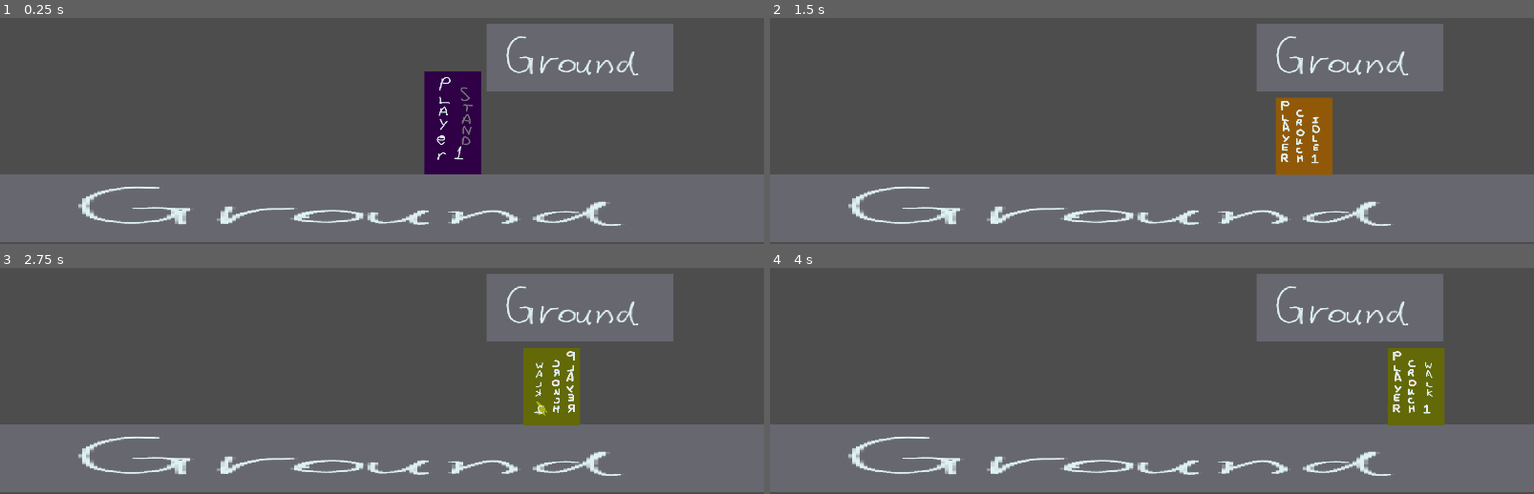
Above: before the commit, frames 1-4 (two rows, left to right).
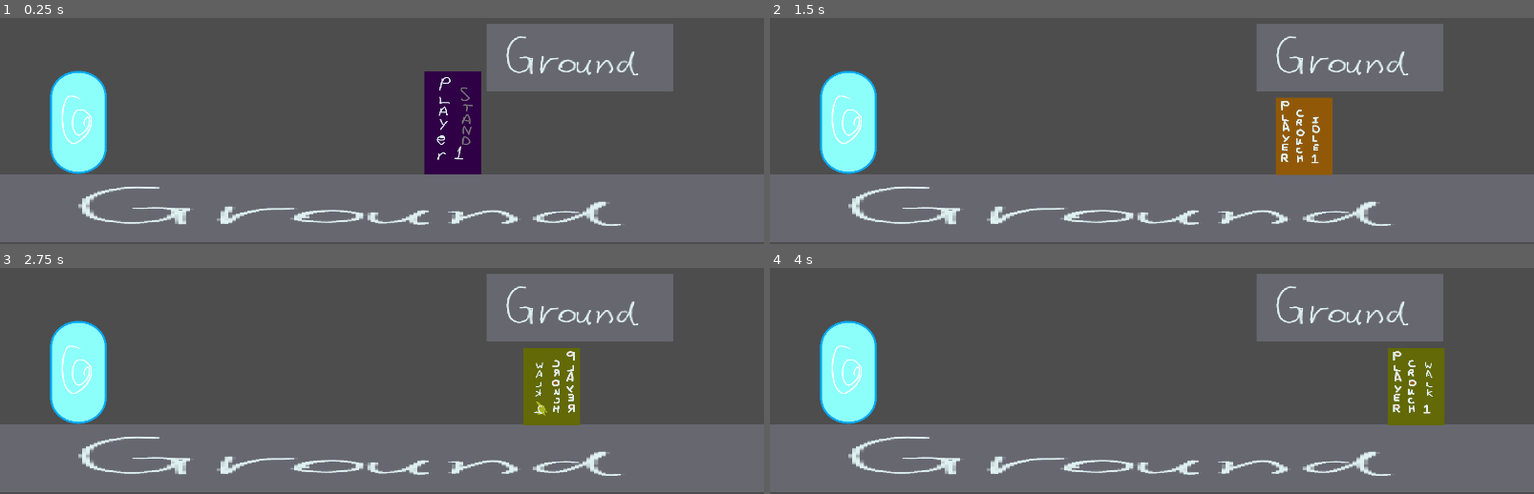
Above: after the commit, the same moments.

Repository: haruo-gabriel/portal2d
Game: Godot game, scene res://Scenes/Main/main.tscn
Two runs of this game, one before a commit and one after it. Both use one fixed random seed, a clock stepped at 60 frames per second and the inputs below.
Inputs:
- Up to frame 1 (0.25 s): no input
- Up to frame 2 (1.5 s): hold Shift (crouch) 0.53-1.28 s; hold Right (move_right) from 0.53 s (still down); tap Space (jump) at 0.77, 0.8, 1.07, 1.35 s
- Up to frame 3 (2.75 s): tap Space (jump) at 1.52, 1.82, 2.3 s; tap Shift (crouch) at 1.55 s; release Right (move_right) at 2.03 s; hold Left (move_left) from 2.03 s (still down); hold Shift (crouch) from 2.03 s (still down)
- Up to frame 4 (4 s): release Left (move_left) at 2.78 s; release Shift (crouch) at 2.78 s; hold Right (move_right) from 2.78 s (still down); tap Shift (crouch) at 2.85 s; tap Space (jump) at 3.02, 3.32, 3.6, 3.77 s

The runs differ from the first frame. In frame 1, 3.1% of the frame differs, in the area x 6-14%, y 23-70%; in frame 2, 3.1%; in frame 3, 3.1%; in frame 4, 3.1%.

Commit message:
delete merge conflicts and add portal to scene

Diff:
--- a/godot project/Main.gd
+++ /dev/null
@@ -1,17 +0,0 @@
-extends Node
-
-
-# Called when the node enters the scene tree for the first time.
-func _ready():
-	new_game()
-
-
-# Called every frame. 'delta' is the elapsed time since the previous frame.
-func _process(delta):
-	pass
-
-func new_game():
-	var player_start = Vector2(240, 450)
-	$Player.start(player_start)
-	var portal_start = Vector2(200, 400)
-	$Portal.start(portal_start)
--- a/godot project/Scenes/Main/main.tscn
+++ b/godot project/Scenes/Main/main.tscn
@@ -1,7 +1,8 @@
-[gd_scene load_steps=5 format=3 uid="uid://c6fjyuywr5mou"]
+[gd_scene load_steps=6 format=3 uid="uid://c6fjyuywr5mou"]
 
 [ext_resource type="Texture2D" uid="uid://c2s2imqq1vfyt" path="res://Sprites/Terrain/ground.png" id="1_k084f"]
 [ext_resource type="PackedScene" uid="uid://wgnluw24avir" path="res://Scenes/player.tscn" id="2_rsmok"]
+[ext_resource type="PackedScene" uid="uid://dy6m25cbos0mk" path="res://Scenes/portal.tscn" id="3_u32es"]
 
 [sub_resource type="RectangleShape2D" id="RectangleShape2D_e83n2"]
 size = Vector2(1515, 131)
@@ -37,3 +38,6 @@
 
 [node name="Player" parent="." instance=ExtResource("2_rsmok")]
 position = Vector2(897, 803)
+
+[node name="Portal" parent="." instance=ExtResource("3_u32es")]
+position = Vector2(154, 704)
--- /dev/null
+++ b/godot project/Scenes/portal.tscn
@@ -0,0 +1,22 @@
+[gd_scene load_steps=4 format=3 uid="uid://dy6m25cbos0mk"]
+
+[ext_resource type="Script" path="res://Scripts/Portal/portal.gd" id="1_gdt78"]
+[ext_resource type="Texture2D" uid="uid://b5bhpw34d826r" path="res://Sprites/Portal/Portal_1/portal1.png" id="2_6ddfw"]
+
+[sub_resource type="CapsuleShape2D" id="CapsuleShape2D_yaa3o"]
+radius = 56.0
+height = 202.0
+
+[node name="Portal" type="Area2D" groups=["Portal"]]
+script = ExtResource("1_gdt78")
+
+[node name="CollisionShape2D" type="CollisionShape2D" parent="."]
+position = Vector2(1, -2)
+shape = SubResource("CapsuleShape2D_yaa3o")
+
+[node name="Sprite2D" type="Sprite2D" parent="."]
+position = Vector2(1, 0)
+scale = Vector2(0.392857, 0.392857)
+texture = ExtResource("2_6ddfw")
+
+[connection signal="body_entered" from="." to="." method="_on_body_entered"]
--- a/godot project/Scripts/Player/Player.gd
+++ b/godot project/Scripts/Player/Player.gd
@@ -1,4 +1,3 @@
-
 extends CharacterBody2D
 
 const WALKING_SPEED: float = 300.0
@@ -99,7 +98,7 @@
 func uncrouch() -> void:
 
 	# We want it to not collide with anything when undoing the hitbox change
-	if move_and_collide(-sprite_crouching_offset, true) != null:
+	if move_and_collide( - sprite_crouching_offset, true) != null:
 		return
 
 	main_hitbox.disabled = false
@@ -165,8 +164,8 @@
 	move_vertical(delta)
 
 	# Ensures velocity is within bounds
-	velocity.x = max(-MAX_X_SPEED, min(MAX_X_SPEED, velocity.x))
-	velocity.y = max(-MAX_Y_SPEED, min(MAX_Y_SPEED, velocity.y))
+	velocity.x = max( - MAX_X_SPEED, min(MAX_X_SPEED, velocity.x))
+	velocity.y = max( - MAX_Y_SPEED, min(MAX_Y_SPEED, velocity.y))
 
 func _ready() -> void:
 
--- a/godot project/elements/Player.gd
+++ /dev/null
@@ -1,29 +0,0 @@
-extends Area2D
-
-@export var speed = 400 # How fast the player will move (pixels/sec).
-var screen_size # Size of the game window.
-
-# Called when the node enters the scene tree for the first time.
-func _ready():
-	screen_size = get_viewport_rect().size
-
-
-func start(pos):
-	position = pos
-	show()
-	$CollisionShape2D.disabled = false
-
-# Called every frame. 'delta' is the elapsed time since the previous frame.
-func _process(delta):
-	var velocity = Vector2.ZERO # The player's movement vector.
-	if Input.is_action_pressed("move_right"):
-		velocity.x += 1
-	if Input.is_action_pressed("move_left"):
-		velocity.x -= 1
-	if Input.is_action_pressed("move_down"):
-		velocity.y += 1
-	if Input.is_action_pressed("move_up"):
-		velocity.y -= 1
-
-	if velocity.length() > 0:
-		velocity = velocity.normalized() * speed
--- a/godot project/elements/player.tscn
+++ /dev/null
@@ -1,51 +0,0 @@
-[gd_scene load_steps=4 format=3 uid="uid://cdva3aqytyv0w"]
-
-[ext_resource type="Texture2D" uid="uid://dh7yigc5sco3e" path="res://icon.svg" id="2_shmf4"]
-
-[sub_resource type="GDScript" id="GDScript_v3ifi"]
-script/source = "extends Area2D
-
-@export var speed = 400 # How fast the player will move (pixels/sec).
-var screen_size # Size of the game window.
-
-# Called when the node enters the scene tree for the first time.
-func _ready():
-	screen_size = get_viewport_rect().size
-
-
-func start(pos):
-	position = pos
-	show()
-	$CollisionShape2D.disabled = false
-
-# Called every frame. 'delta' is the elapsed time since the previous frame.
-func _process(delta):
-	var velocity = Vector2.ZERO # The player's movement vector.
-	if Input.is_action_pressed(\"move_right\"):
-		velocity.x += 1
-	if Input.is_action_pressed(\"move_left\"):
-		velocity.x -= 1
-	if Input.is_action_pressed(\"move_down\"):
-		velocity.y += 1
-	if Input.is_action_pressed(\"move_up\"):
-		velocity.y -= 1
-
-	if velocity.length() > 0:
-		velocity = velocity.normalized() * speed
-
-	position += velocity * delta
-	position = position.clamp(Vector2.ZERO, screen_size)
-"
-
-[sub_resource type="RectangleShape2D" id="RectangleShape2D_g0gvo"]
-
-[node name="Player" type="Area2D"]
-script = SubResource("GDScript_v3ifi")
-
-[node name="CollisionShape2D" type="CollisionShape2D" parent="."]
-shape = SubResource("RectangleShape2D_g0gvo")
-
-[node name="Sprite2D" type="Sprite2D" parent="."]
-texture = ExtResource("2_shmf4")
-
-[node name="Marker2D" type="Marker2D" parent="."]
--- a/godot project/elements/portal.tscn
+++ /dev/null
@@ -1,13 +0,0 @@
-[gd_scene load_steps=3 format=3 uid="uid://dy6m25cbos0mk"]
-
-[ext_resource type="Script" path="res://elements/portal.gd" id="1_gdt78"]
-
-[sub_resource type="CapsuleShape2D" id="CapsuleShape2D_yaa3o"]
-
-[node name="Portal" type="Area2D" groups=["Portal"]]
-script = ExtResource("1_gdt78")
-
-[node name="CollisionShape2D" type="CollisionShape2D" parent="."]
-shape = SubResource("CapsuleShape2D_yaa3o")
-
-[connection signal="body_entered" from="." to="." method="_on_body_entered"]
--- a/godot project/main.tscn
+++ /dev/null
@@ -1,13 +0,0 @@
-[gd_scene load_steps=4 format=3 uid="uid://cy8kvpn6b4ugn"]
-
-[ext_resource type="Script" path="res://Main.gd" id="1_8a0l0"]
-[ext_resource type="PackedScene" uid="uid://dy6m25cbos0mk" path="res://elements/portal.tscn" id="2_yijhp"]
-[ext_resource type="PackedScene" uid="uid://cdva3aqytyv0w" path="res://elements/player.tscn" id="3_iarnk"]
-
-[node name="Main" type="Node"]
-script = ExtResource("1_8a0l0")
-
-[node name="Portal" parent="." instance=ExtResource("2_yijhp")]
-
-[node name="Player" parent="." instance=ExtResource("3_iarnk")]
-position = Vector2(101, 0)
--- a/godot project/project.godot
+++ b/godot project/project.godot
@@ -13,6 +13,7 @@
 config/name="Portal 2D"
 run/main_scene="res://Scenes/Main/main.tscn"
 config/features=PackedStringArray("4.2", "GL Compatibility")
+config/icon="res://icon.svg"
 
 [display]
 
@@ -20,33 +21,6 @@
 window/size/viewport_height=945
 window/size/mode=2
 window/stretch/mode="viewport"
-
-[input]
-
-move_right={
-"deadzone": 0.5,
-"events": [Object(InputEventKey,"resource_local_to_scene":false,"resource_name":"","device":-1,"window_id":0,"alt_pressed":false,"shift_pressed":false,"ctrl_pressed":false,"meta_pressed":false,"pressed":false,"keycode":0,"physical_keycode":68,"key_label":0,"unicode":100,"echo":false,"script":null)
-]
-}
-move_left={
-"deadzone": 0.5,
-"events": [Object(InputEventKey,"resource_local_to_scene":false,"resource_name":"","device":-1,"window_id":0,"alt_pressed":false,"shift_pressed":false,"ctrl_pressed":false,"meta_pressed":false,"pressed":false,"keycode":0,"physical_keycode":65,"key_label":0,"unicode":97,"echo":false,"script":null)
-]
-}
-jump={
-"deadzone": 0.5,
-"events": [Object(InputEventKey,"resource_local_to_scene":false,"resource_name":"","device":-1,"window_id":0,"alt_pressed":false,"shift_pressed":false,"ctrl_pressed":false,"meta_pressed":false,"pressed":false,"keycode":0,"physical_keycode":32,"key_label":0,"unicode":32,"echo":false,"script":null)
-]
-}
-crouch={
-"deadzone": 0.5,
-"events": [Object(InputEventKey,"resource_local_to_scene":false,"resource_name":"","device":-1,"window_id":0,"alt_pressed":false,"shift_pressed":false,"ctrl_pressed":false,"meta_pressed":false,"pressed":false,"keycode":0,"physical_keycode":4194325,"key_label":0,"unicode":0,"echo":false,"script":null)
-]
-}
-
-[physics]
-
-2d/default_gravity=2000.0
 
 [input]
 
@@ -70,6 +44,20 @@
 "events": [Object(InputEventKey,"resource_local_to_scene":false,"resource_name":"","device":-1,"window_id":0,"alt_press …(182 unchanged characters)…
 ]
 }
+jump={
+"deadzone": 0.5,
+"events": [Object(InputEventKey,"resource_local_to_scene":false,"resource_name":"","device":-1,"window_id":0,"alt_pressed":false,"shift_pressed":false,"ctrl_pressed":false,"meta_pressed":false,"pressed":false,"keycode":0,"physical_keycode":32,"key_label":0,"unicode":32,"echo":false,"script":null)
+]
+}
+crouch={
+"deadzone": 0.5,
+"events": [Object(InputEventKey,"resource_local_to_scene":false,"resource_name":"","device":-1,"window_id":0,"alt_pressed":false,"shift_pressed":false,"ctrl_pressed":false,"meta_pressed":false,"pressed":false,"keycode":0,"physical_keycode":4194325,"key_label":0,"unicode":0,"echo":false,"script":null)
+]
+}
+
+[physics]
+
+2d/default_gravity=2000.0
 
 [rendering]
 
Renamed: godot project/elements/portal.gd -> godot project/Scripts/Portal/portal.gd
Binary file added: godot project/Sprites/Portal/Portal_1/portal1.png
Not shown, added: godot project/Sprites/Portal/Portal_1/portal1.png.import
Binary file added: godot project/Sprites/Portal/Portal_2/portal2.png
Not shown, added: godot project/Sprites/Portal/Portal_2/portal2.png.import
